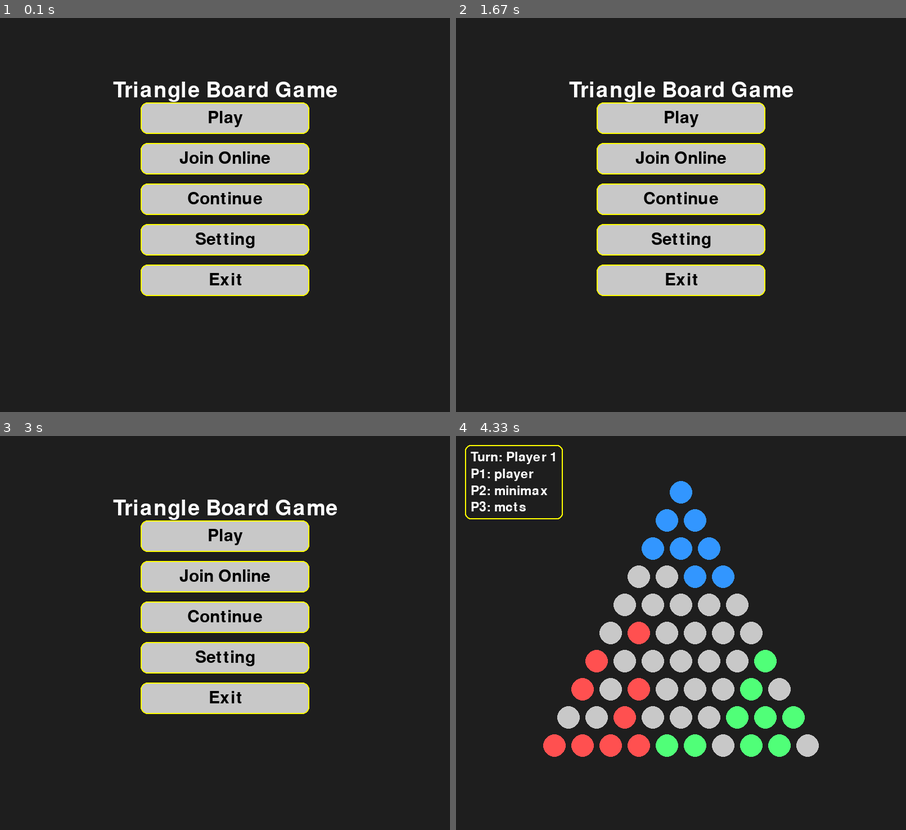
Above: before the commit, frames 1-4 (two rows, left to right).
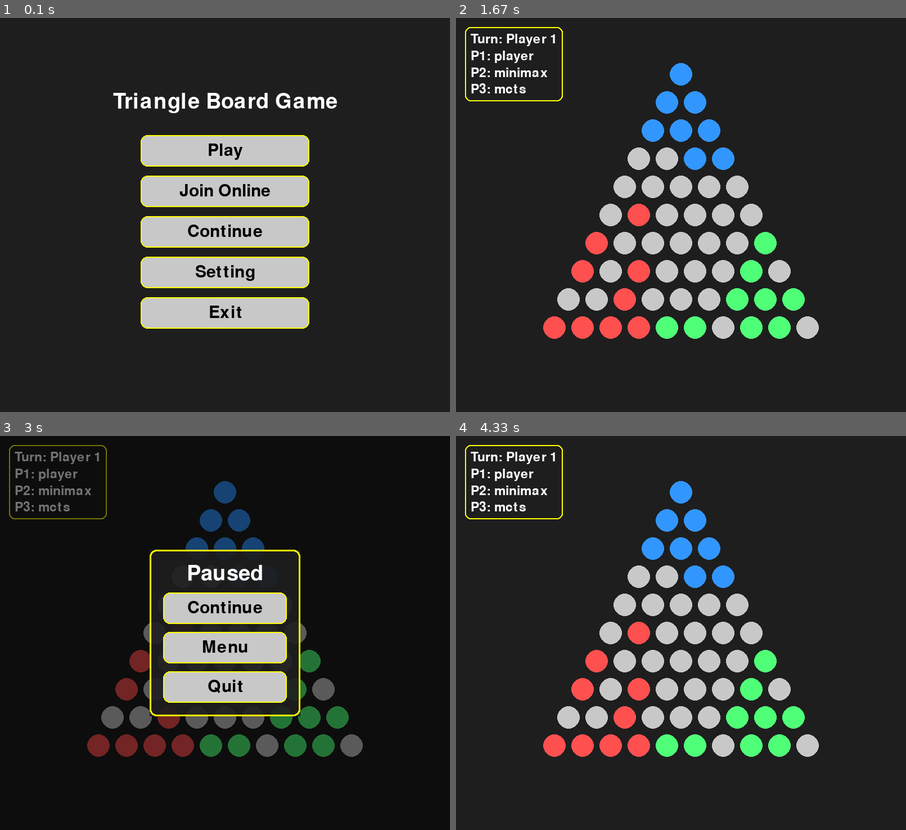
Above: after the commit, the same moments.

Repository: dinhhhiuu/Tri-Checker
Game: pygame game, started from main.py
Two runs of this game, one before a commit and one after it. Both use one fixed random seed, a clock stepped at 60 frames per second and the inputs below.
Inputs (mouse positions are in pixels of both pictures, inside the frame that each line leads up to):
- Up to frame 1 (0.1 s): no input
- Up to frame 2 (1.67 s): click (663, 230) at 0.38 s; hold Esc 0.67-1.13 s; click (681, 191) at 1.27 s, where only the run after the commit has a clickable "Continue"; click (514, 37) at 1.6 s, where only the run after the commit has a clickable "Turn: Player 1"
- Up to frame 3 (3 s): tap Esc at 1.88 s; hold Esc 2.22-2.68 s; hold Esc from 2.77 s (still down)
- Up to frame 4 (4.33 s): release Esc at 3.23 s; click "Continue" at 3.37 s; hold Esc 3.65-4.12 s; hold Esc from 4.2 s (still down)

The runs differ from the first frame. In frame 1, 16% of the frame differs, in the area x 25-75%, y 16-79%; in frame 2, 19%; in frame 3, 20%, in the area x 2-81%, y 2-82%; in frame 4, nothing differs.

Commit message:
fix UI menu

Diff:
--- a/main.py
+++ b/main.py
@@ -326,7 +326,7 @@
     btn_w, btn_h = 300, 56
     btn_gap = 16
     btn_x = (WIDTH - btn_w) // 2
-    btn_y0 = 150
+    btn_y0 = (HEIGHT - (btn_h * 5 + btn_gap * 4)) // 2 + 30
     play_rect = pygame.Rect(btn_x, btn_y0, btn_w, btn_h)
     join_rect = pygame.Rect(btn_x, btn_y0 + (btn_h + btn_gap) * 1, btn_w, btn_h)
     continue_rect = pygame.Rect(btn_x, btn_y0 + (btn_h + btn_gap) * 2, btn_w, btn_h)
@@ -588,8 +588,9 @@
                     else:
                         chosen = None
                         for path in valid_moves:
-                            if path[-1] == (row, col):
-                                chosen = path
+                            if (row, col) in path[1:]:
+                                idx = path.index((row, col))
+                                chosen = path[: idx + 1]
                                 break
 
                         if chosen:
@@ -756,7 +757,6 @@
                         message = payload.get("message")
                         if isinstance(message, str) and message:
                             network_notice = message
-                        waiting_for_server = False
 
         if state == "menu":
             draw_menu(
@@ -791,16 +791,7 @@
                 if game_mode == "network_host":
                     network_broadcast_required = True
 
-        # Bỏ qua lượt nếu player hiện tại hết quân (chỉ local và host, client theo server)
-        if not game_over and board is not None and game_mode != "network_client":
-            skipped = 0
-            while len(board.get_all_pieces(turn)) == 0 and skipped < len(active_players):
-                turn = next_player(turn, active_players)
-                skipped += 1
-                if game_mode == "network_host":
-                    network_broadcast_required = True
-
-        if not game_over and game_mode in {"local", "network_host"} and not human_moved_this_frame:
+        if not game_over and game_mode == "local" and not human_moved_this_frame:
             mode = game_player_modes.get(turn, "player")
             if mode != "player":
                 last_human_path = None
@@ -826,8 +817,6 @@
                 selected = None
                 valid_moves = []
                 turn = next_player(turn, active_players)
-                if game_mode == "network_host":
-                    network_broadcast_required = True
 
         if network_broadcast_required and game_mode == "network_host" and network_session is not None:
             broadcast_network_state()
--- a/src/ui/pygame_renderer.py
+++ b/src/ui/pygame_renderer.py
@@ -45,13 +45,10 @@
         x, y = get_screen_pos(*selected)
         pygame.draw.circle(screen, (0,255,0), (x,y), RADIUS+5, 3)
 
-    # highlight moves - chỉ hiện điểm đích cuối của mỗi path
-    seen_endpoints = set()
+    # highlight moves
     for path in moves:
-        end = path[-1]
-        if end not in seen_endpoints:
-            seen_endpoints.add(end)
-            x, y = get_screen_pos(*end)
+        for (r, c) in path[1:]:   # bỏ điểm đầu
+            x, y = get_screen_pos(r, c)
             pygame.draw.circle(screen, (255, 255, 0), (x, y), 8)
 
     if flip:
@@ -181,7 +178,7 @@
     screen.fill((30, 30, 30))
 
     title = title_font.render("Triangle Board Game", True, (255, 255, 255))
-    screen.blit(title, title.get_rect(center=(WIDTH // 2, HEIGHT // 2 - 220)))
+    screen.blit(title, title.get_rect(center=(WIDTH // 2, HEIGHT // 2 - 200)))
 
     _draw_button(screen, play_rect, "Play")
     _draw_button(screen, join_rect, "Join Online")
@@ -280,13 +277,8 @@
     border_color = (100, 180, 255) if room_input_active else (70, 70, 100)
     pygame.draw.rect(screen, (45, 45, 60), join_rect, border_radius=8)
     pygame.draw.rect(screen, border_color, join_rect, 2, border_radius=8)
-    _cursor_visible = (pygame.time.get_ticks() // 500) % 2 == 0
-    if room_input_active:
-        placeholder = input_room_id + ("|" if _cursor_visible else "")
-        id_color = (220, 220, 220)
-    else:
-        placeholder = input_room_id if input_room_id else "Room ID..."
-        id_color = (220, 220, 220) if input_room_id else (100, 100, 120)
+    placeholder = input_room_id if input_room_id else ("Room ID..." if not room_input_active else "")
+    id_color = (220, 220, 220) if input_room_id else (100, 100, 120)
     id_val = small_font.render(placeholder, True, id_color)
     screen.blit(id_val, id_val.get_rect(midleft=(join_rect.left + 12, join_rect.centery)))
 
